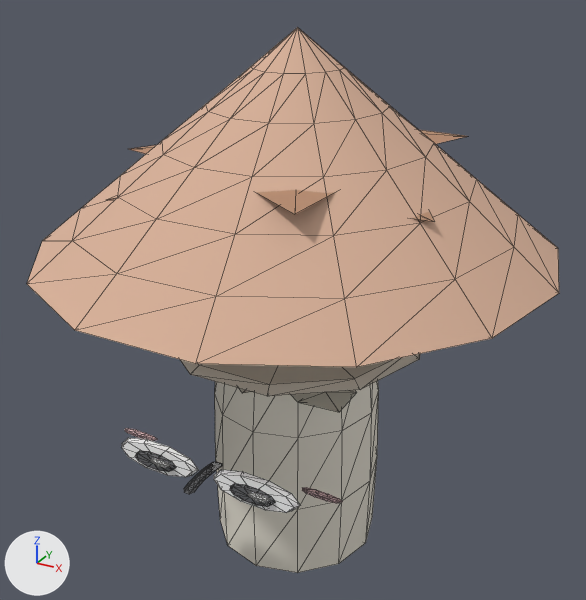
Two versions of the glTF model web-forest/public/model/species/trichaleurina-javanica.glb, one commit apart.
The view is the same before and after, from a 50 mm lens placed at (0.215, -0.396, 0.36), pointed at (-0.003, 0.0, 0.163). The lights are fixed; the arrows at lower left show +X, +Y and +Z. The picture after the commit comes second. Mesh edges are drawn as thin lines. Where no turn or scale is listed for an object, it has been applied to the vertices. Vertices at exactly the same position are counted once.

The scene before the commit, as lines of its bpy script (objects in view):
```python
me_mesh_0 = bpy.data.meshes.new('Mesh_0')
me_mesh_0.from_pydata(...)  # 407 vertices, 764 faces; spans x -0.151..0.151, y -0.151..0.151, z 0.0..0.32
me_mesh_0.materials.append(mat_flat)
me_mesh_24 = bpy.data.meshes.new('Mesh_24')
me_mesh_24.from_pydata(...)  # 10 vertices, 16 faces; spans x 0.0..0.1031, y -0.0159..0.0423, z -0.0085..0.0
me_mesh_24.materials.append(mat_flat)
me_mesh_26 = bpy.data.meshes.new('Mesh_26')
me_mesh_26.from_pydata(...)  # 10 vertices, 16 faces; spans x -0.0699..0.0, y -0.0821..0.0, z -0.0085..0.0
me_mesh_26.materials.append(mat_flat)
me_mesh_27 = bpy.data.meshes.new('Mesh_27')
me_mesh_27.from_pydata(...)  # 10 vertices, 16 faces; spans x 0.0..0.0973, y -0.0525..0.0087, z -0.0085..0.0
me_mesh_27.materials.append(mat_flat)
me_mesh_29 = bpy.data.meshes.new('Mesh_29')
me_mesh_29.from_pydata(...)  # 10 vertices, 16 faces; spans x -0.1041..0.0, y -0.039..0.0179, z -0.0086..0.0
me_mesh_29.materials.append(mat_flat)
me_mesh_30 = bpy.data.meshes.new('Mesh_30')
me_mesh_30.from_pydata(...)  # 10 vertices, 16 faces; spans x -0.0048..0.0557, y -0.0957..0.0, z -0.0085..0.0
me_mesh_30.materials.append(mat_flat)
ob_p24 = bpy.data.objects.new('p24', me_mesh_24)
ob_p24.location = (0.0, 0.0, 0.2381)
ob_p26 = bpy.data.objects.new('p26', me_mesh_26)
ob_p26.location = (0.0, 0.0, 0.2454)
ob_p27 = bpy.data.objects.new('p27', me_mesh_27)
ob_p27.location = (0.0, 0.0, 0.2491)
ob_p29 = bpy.data.objects.new('p29', me_mesh_29)
ob_p29.location = (0.0, 0.0, 0.2564)
ob_p30 = bpy.data.objects.new('p30', me_mesh_30)
ob_p30.location = (0.0, 0.0, 0.2601)
ob_stalk = bpy.data.objects.new('stalk', me_mesh_0)
ob_stalk.location = (0.0, 0.0, 0.0)
# also in view: 'p0' at (0.028, -0.029, 0.127)
```
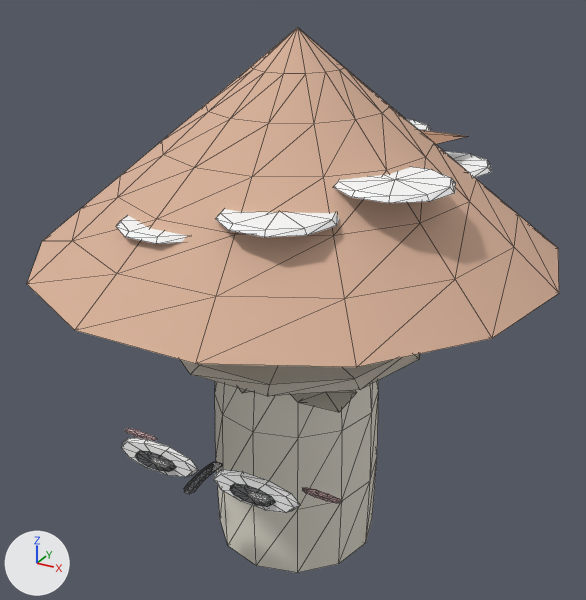
Where the change shows, as pixel boxes (x1, y1, x2, y2) in the pictures (586 x 600 px):
'p30', reshaped, moved: before (256, 190, 335, 214); after (334, 167, 455, 203)
'p27', reshaped, moved (mostly hidden before): before (413, 212, 434, 222); after (215, 209, 340, 237)
'p24', reshaped, moved (not visible before): after (116, 215, 187, 244)
'p26', reshaped, moved (mostly hidden before): before (108, 197, 114, 201); after (444, 151, 491, 178)
'p29', reshaped, moved (mostly hidden): before (129, 145, 156, 154); after (406, 119, 431, 131)
part 2 of me_mesh_26, added: after (444, 151, 491, 178)
part 3 of me_mesh_27, added: after (215, 209, 340, 237)
part 4 of me_mesh_27, cut back (mostly hidden): before (413, 212, 434, 222)
part 5 of me_mesh_29, added (mostly hidden): after (406, 119, 431, 131)
part 6 of me_mesh_29, cut back (mostly hidden): before (129, 145, 156, 154)
part 7 of me_mesh_30, added: after (334, 167, 455, 203)
part 8 of me_mesh_30, cut back (brown): before (256, 190, 335, 214)

Diff of the bpy script that builds the scene:
```diff
--- a/web-forest/public/model/species/trichaleurina-javanica.glb.py
+++ b/web-forest/public/model/species/trichaleurina-javanica.glb.py
@@ me_mesh_24 @@
-me_mesh_24.from_pydata(...)  # 10 vertices, 16 faces; spans x 0.0..0.1031, y -0.0159..0.0423, z -0.0085..0.0
+me_mesh_24.from_pydata(...)  # 42 vertices, 76 faces; spans x -0.0506..0.0087, y -0.115..0.0012, z -0.0013..0.0026
+# me_mesh_24 part 1: a new loose piece, a 10-sided cut cone along z (radius 0.0297 by 0.0304 at the low end, 0.0273 by 0.028 at the high end) spanning x -0.0506..0.0087, y -0.115..-0.0571, z 0.0..0.0026, in mat_flat
+# other edits to the shape of me_mesh_24 do not show in these pictures
 me_mesh_24.materials.append(mat_flat)
@@ me_mesh_26 @@
-me_mesh_26.from_pydata(...)  # 10 vertices, 16 faces; spans x -0.0699..0.0, y -0.0821..0.0, z -0.0085..0.0
+me_mesh_26.from_pydata(...)  # 42 vertices, 76 faces; spans x -0.0034..0.0948, y -0.0038..0.0873, z -0.0013..0.0026
+# me_mesh_26 part 2: a new loose piece, a 10-sided cut cone along z (radius 0.0297 by 0.0304 at the low end, 0.0273 by 0.028 at the high end) spanning x 0.0355..0.0948, y 0.0294..0.0873, z 0.0..0.0026, in mat_flat
+# other edits to the shape of me_mesh_26 do not show in these pictures
 me_mesh_26.materials.append(mat_flat)
@@ me_mesh_27 @@
-me_mesh_27.from_pydata(...)  # 10 vertices, 16 faces; spans x 0.0..0.0973, y -0.0525..0.0087, z -0.0085..0.0
+me_mesh_27.from_pydata(...)  # 42 vertices, 76 faces; spans x -0.0045..0.0644, y -0.1102..0.0021, z -0.0013..0.0026
+# me_mesh_27 part 3: a new loose piece, a 10-sided cut cone along z (radius 0.0297 by 0.0304 at the low end, 0.0273 by 0.028 at the high end) spanning x 0.0051..0.0644, y -0.1102..-0.0523, z 0.0..0.0026, in mat_flat
+# me_mesh_27 part 4: 9 vertices removed from x 0.0225..0.0973, y -0.0525..0.0087, z -0.0085..-0.0017; 19 vertices added at x -0.0045..0.0385, y -0.0828..0.0021, z -0.0013..0.0013
 me_mesh_27.materials.append(mat_flat)
@@ me_mesh_29 @@
-me_mesh_29.from_pydata(...)  # 10 vertices, 16 faces; spans x -0.1041..0.0, y -0.039..0.0179, z -0.0086..0.0
+me_mesh_29.from_pydata(...)  # 42 vertices, 76 faces; spans x -0.0129..0.0464, y -0.001..0.116, z -0.0013..0.0026
+# me_mesh_29 part 5: a new loose piece, a 10-sided cut cone along z (radius 0.0297 by 0.0304 at the low end, 0.0273 by 0.028 at the high end) spanning x -0.0129..0.0464, y 0.0581..0.116, z 0.0..0.0026, in mat_flat
+# me_mesh_29 part 6: 9 vertices removed from x -0.1041..-0.0299, y -0.039..0.0179, z -0.0086..-0.0017; 19 vertices added at x -0.0051..0.0206, y -0.001..0.0879, z -0.0013..0.0013
 me_mesh_29.materials.append(mat_flat)
@@ me_mesh_30 @@
-me_mesh_30.from_pydata(...)  # 10 vertices, 16 faces; spans x -0.0048..0.0557, y -0.0957..0.0, z -0.0085..0.0
+me_mesh_30.from_pydata(...)  # 42 vertices, 76 faces; spans x -0.0023..0.1056, y -0.0714..0.0047, z -0.0013..0.0026
+# me_mesh_30 part 7: a new loose piece, a 10-sided cut cone along z (radius 0.0297 by 0.0304 at the low end, 0.0273 by 0.028 at the high end) spanning x 0.0463..0.1056, y -0.0714..-0.0135, z 0.0..0.0026, in mat_flat
+# me_mesh_30 part 8: 9 vertices removed from x -0.0048..0.0557, y -0.0957..-0.0197, z -0.0085..-0.0017; 19 vertices added at x -0.0023..0.0779, y -0.046..0.0047, z -0.0013..0.0013
 me_mesh_30.materials.append(mat_flat)
@@ ob_p24 @@
 ob_p24 = bpy.data.objects.new('p24', me_mesh_24)
-ob_p24.location = (0.0, 0.0, 0.2381)
+ob_p24.location = (0.0, 0.0, 0.2332)
@@ ob_p26 @@
 ob_p26 = bpy.data.objects.new('p26', me_mesh_26)
-ob_p26.location = (0.0, 0.0, 0.2454)
+ob_p26.location = (0.0, 0.0, 0.2405)
@@ ob_p27 @@
 ob_p27 = bpy.data.objects.new('p27', me_mesh_27)
-ob_p27.location = (0.0, 0.0, 0.2491)
+ob_p27.location = (0.0, 0.0, 0.2442)
@@ ob_p29 @@
 ob_p29 = bpy.data.objects.new('p29', me_mesh_29)
-ob_p29.location = (0.0, 0.0, 0.2564)
+ob_p29.location = (0.0, 0.0, 0.2515)
@@ ob_p30 @@
 ob_p30 = bpy.data.objects.new('p30', me_mesh_30)
-ob_p30.location = (0.0, 0.0, 0.2601)
+ob_p30.location = (0.0, 0.0, 0.2552)
```
